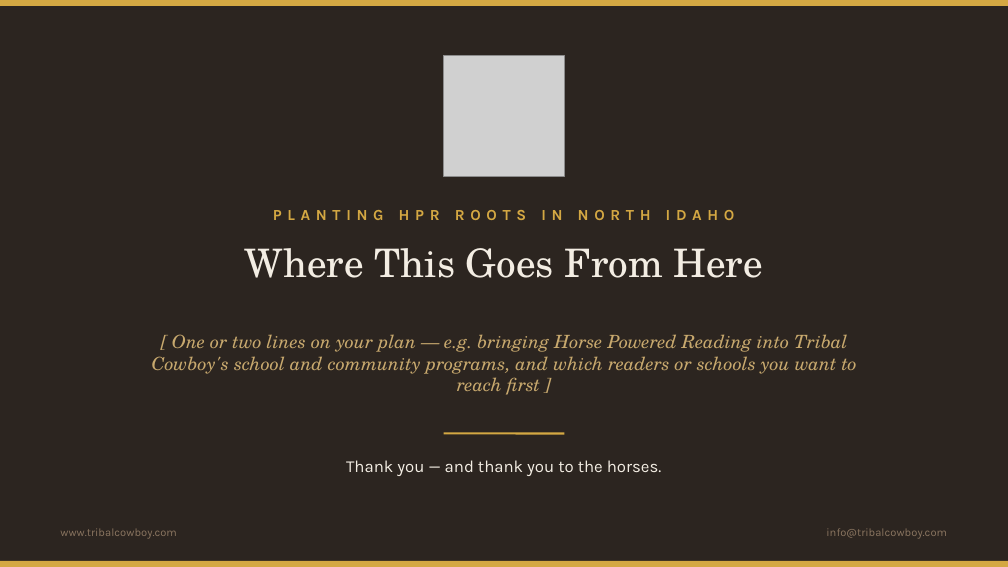
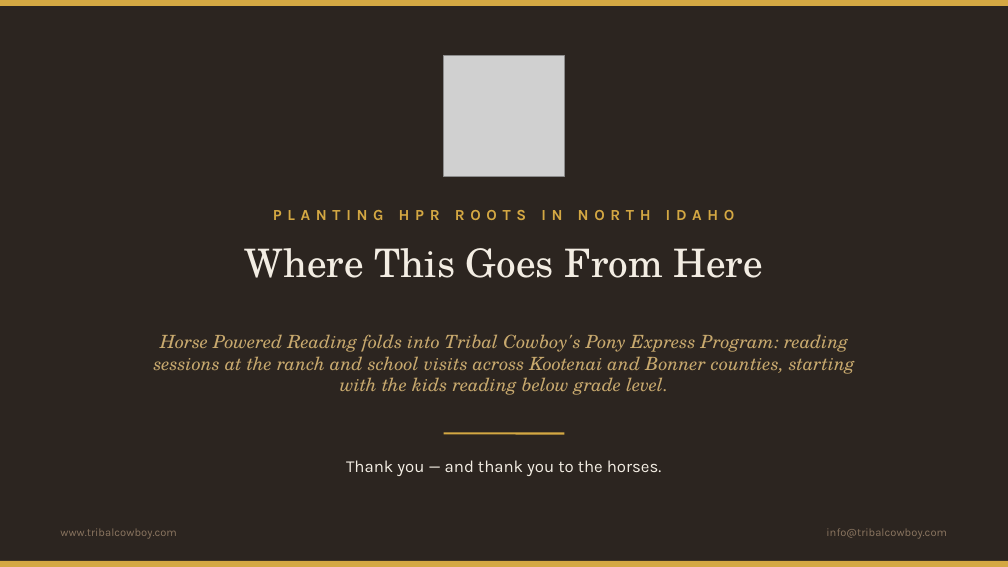
Before and after one commit to mrshuffhines-byte/tribal-cowboy-webhook, a slide deck: slide 9 of content/presentations/HPR-Class4-Practice-Sessions.pptx. Drawn at 1008x567 pixels with LibreOffice and Linux fonts; fonts in the diff are those of the drawing; grey boxes stand for pictures. Boxes give left, top, right and bottom in pixels: in the first picture for what was removed or moved away, otherwise in the second. Text is boxed around its words. In the diff, an @@ line names an element or a change of style, - is before the commit and + after.

```diff
--- a/content/presentations/HPR-Class4-Practice-Sessions.pptx
+++ b/content/presentations/HPR-Class4-Practice-Sessions.pptx
@@ text at bbox=[154, 334, 855, 395]: text changed @@
-[ One or two lines on your plan — e.g. bringing Horse Powered Reading into Tribal Cowboy's school and community programs, and which readers or schools you want to reach first ]
+Horse Powered Reading folds into Tribal Cowboy's Pony Express Program: reading sessions at the ranch and school visits across Kootenai and Bonner counties, starting with the kids reading below grade level.
```
Also in this commit, not shown: 7 other slides changed, 1 other file.
